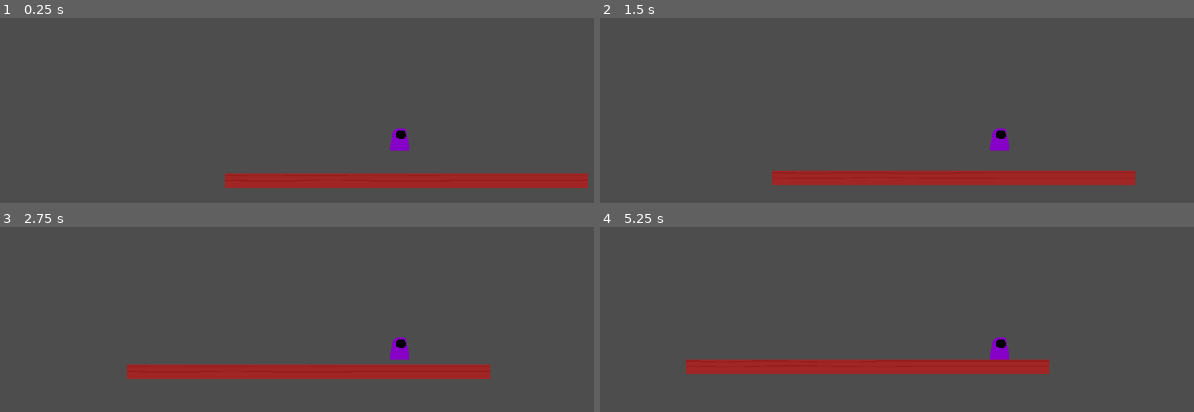
Above: before the commit, frames 1-4 (two rows, left to right).
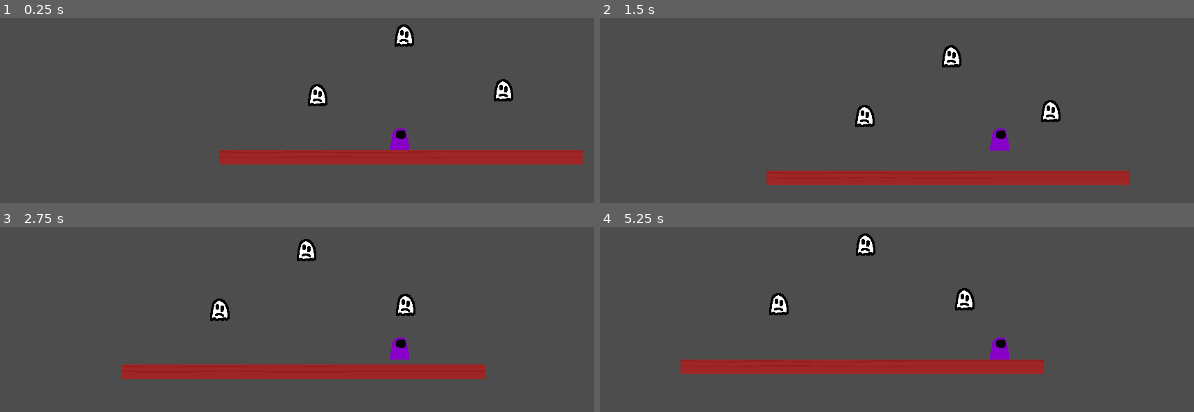
Above: after the commit, the same moments.

Repository: PeachPie413/rgdc-gamejam-2024
Game: Godot game, scene res://scenes/main.tscn
Two runs of this game, one before a commit and one after it. Both use one fixed random seed, a clock stepped at 60 frames per second and the inputs below.
Inputs (mouse positions are in pixels of both pictures, inside the frame that each line leads up to):
- Up to frame 1 (0.25 s): no input
- Up to frame 2 (1.5 s): move the mouse to (1176, 117) at 0.52 s; press the mouse at (1176, 117) at 0.53 s; hold D (move_right) from 0.53 s (still down); tap Space (jump) at 0.77 s; move the mouse to (837, 162) at 1.27 s; release the mouse at (837, 162) at 1.28 s; click (837, 162) at 1.35 s
- Up to frame 3 (2.75 s): tap Space (jump) at 1.52 s; move the mouse to (481, 249) at 2.02 s; release D (move_right) at 2.03 s; press the mouse at (481, 249) at 2.03 s; hold A (move_left) from 2.03 s (still down)
- Up to frame 4 (5.25 s): move the mouse to (outside the picture) at 2.77 s; release A (move_left) at 2.78 s; release the mouse at (outside the picture) at 2.78 s; hold D (move_right) 2.78-4.28 s; click (outside the picture) at 2.85 s; tap Space (jump) at 3.02, 3.77, 4.52 s; move the mouse to (outside the picture) at 3.52 s; press the mouse at (outside the picture) at 3.53 s; move the mouse to (760, 280) at 4.27 s; release the mouse at (760, 280) at 4.28 s; hold A (move_left) 4.28-5.03 s; click (760, 280) at 4.35 s; move the mouse to (1039, 349) at 5.02 s; press the mouse at (1039, 349) at 5.03 s; hold D (move_right) from 5.03 s (still down)

The runs differ from the first frame. In frame 1, 11% of the frame differs, in the area x 36-99%, y 3-92%; in frame 2, 1.1%; in frame 3, 1.1%; in frame 4, 1.2%.

Commit message:
added souls to test scene

Diff:
--- a/scenes/jamie_test_scene.tscn
+++ b/scenes/jamie_test_scene.tscn
@@ -1,7 +1,8 @@
-[gd_scene load_steps=4 format=3 uid="uid://b7xb0ug68soya"]
+[gd_scene load_steps=5 format=3 uid="uid://b7xb0ug68soya"]
 
 [ext_resource type="PackedScene" uid="uid://bwjnawt8y3w55" path="res://scenes/player.tscn" id="1_enwbp"]
 [ext_resource type="Texture2D" uid="uid://nnmwnnqqq1b5" path="res://sprites/wall.png" id="2_6o7bs"]
+[ext_resource type="PackedScene" path="res://scenes/soul.tscn" id="3_4rqoi"]
 
 [sub_resource type="RectangleShape2D" id="RectangleShape2D_pcttw"]
 size = Vector2(537, 20)
@@ -9,7 +10,7 @@
 [node name="JamieTestScene" type="Node2D"]
 
 [node name="Player" parent="." instance=ExtResource("1_enwbp")]
-position = Vector2(596, 319)
+position = Vector2(604, 363)
 horizontal_move_speed = 200.0
 terminal_velocity = 1000.0
 upwards_gravity = 200.0
@@ -28,3 +29,12 @@
 texture = ExtResource("2_6o7bs")
 region_enabled = true
 region_rect = Rect2(0, 0, 50, 50)
+
+[node name="Soul" parent="." instance=ExtResource("3_4rqoi")]
+position = Vector2(486, 303)
+
+[node name="Soul2" parent="." instance=ExtResource("3_4rqoi")]
+position = Vector2(754, 296)
+
+[node name="Soul3" parent="." instance=ExtResource("3_4rqoi")]
+position = Vector2(611, 217)
